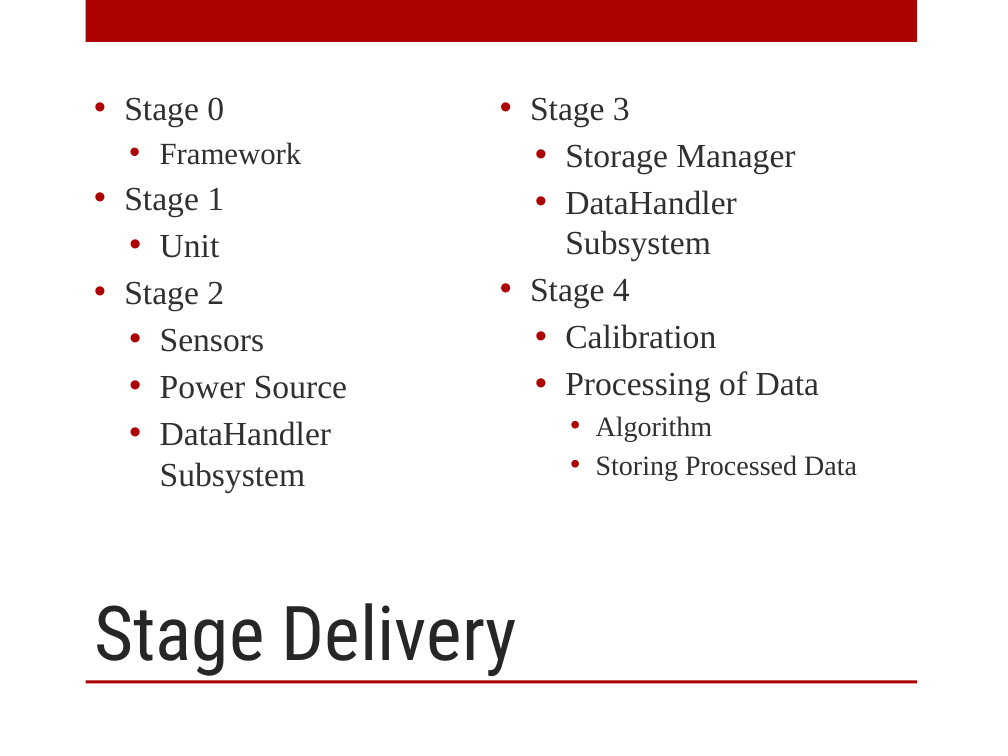
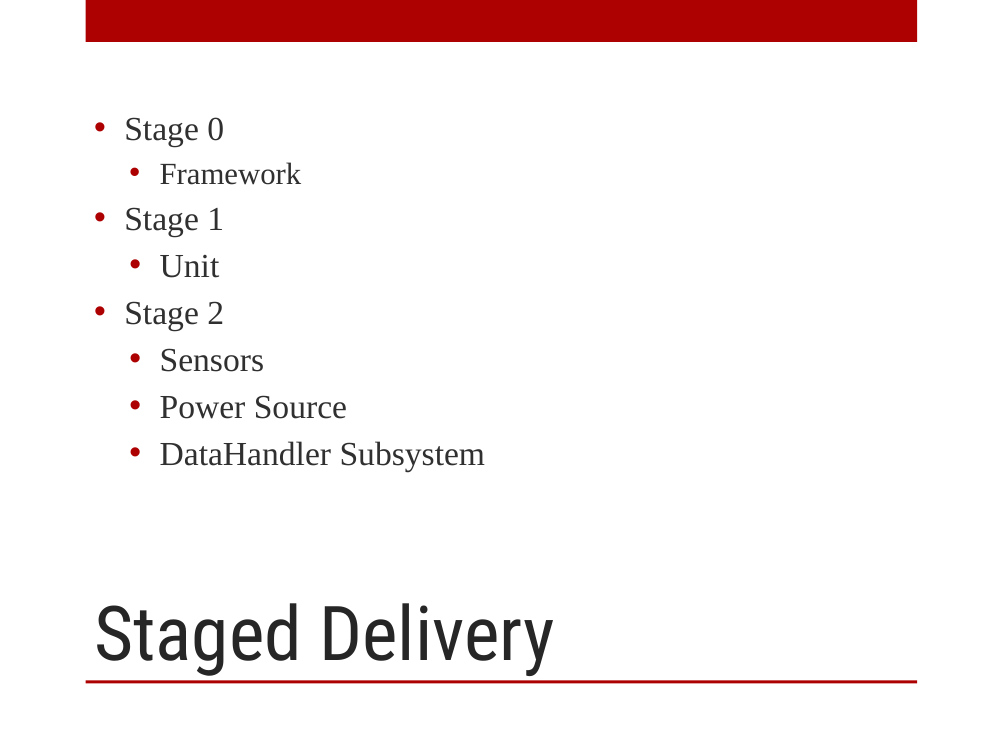
Before and after one commit to mtoledo2000/SlidingProfiler, a slide deck: slide 2 of Presentations/Team Status Report 9-7-12 (ADS Update).pptx. Drawn at 1008x756 pixels with LibreOffice and Linux fonts; fonts in the diff are those of the drawing; background and template pictures are left out. Boxes give left, top, right and bottom in pixels: in the first picture for what was removed or moved away, otherwise in the second. Text is boxed around its words. In the diff, an @@ line names an element or a change of style, - is before the commit and + after.

```diff
--- a/Presentations/Team Status Report 9-7-12 (ADS Update).pptx
+++ b/Presentations/Team Status Report 9-7-12 (ADS Update).pptx
@@ text "Stage 0" at (x1=124, y1=117, x2=486, y2=472): columns 2 to 1 @@
@@ text at (x1=530, y1=97, x2=857, y2=480): paragraphs removed @@
-• Stage 3
-  • Storage Manager
-  • DataHandler Subsystem
-• Stage 4
-  • Calibration
-  • Processing of Data
-    • Algorithm
-    • Storing Processed Data
@@ title at (x1=94, y1=603, x2=554, y2=676): text changed @@
-Stage Delivery
+Staged Delivery
```
Also in this commit, not shown: 4 other slides changed, 3 slides added, 2 other files.
